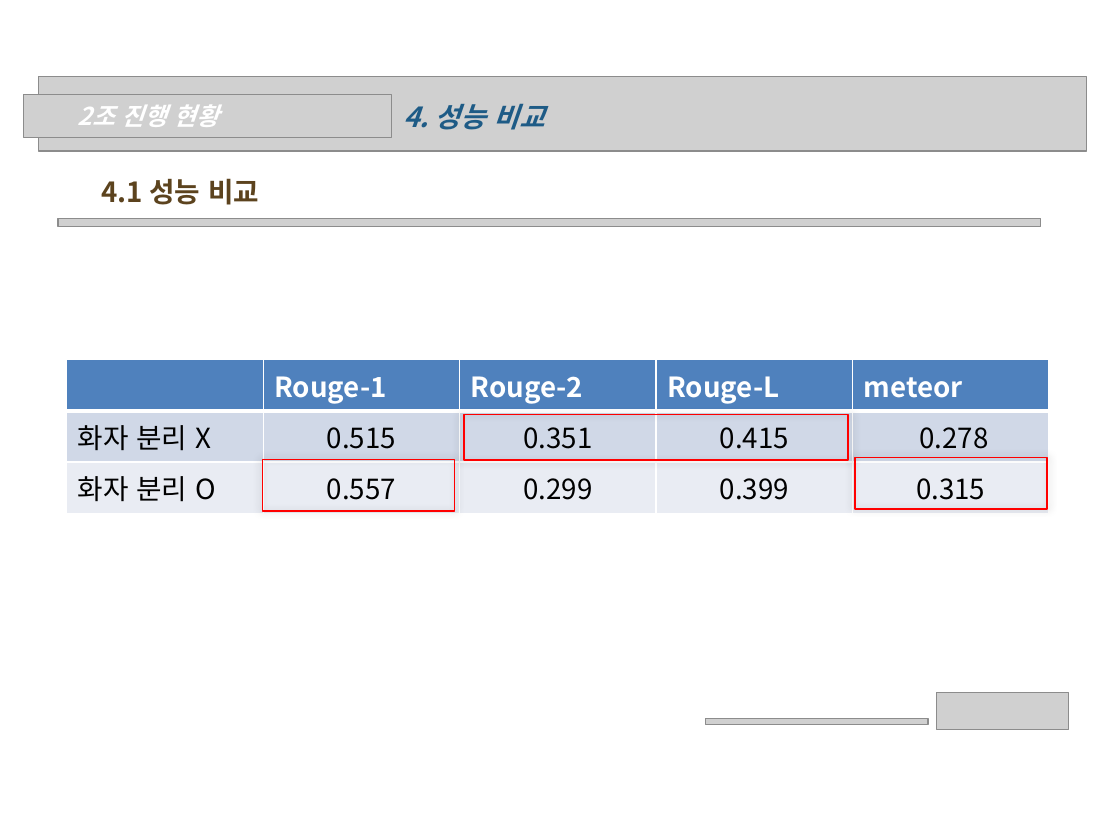
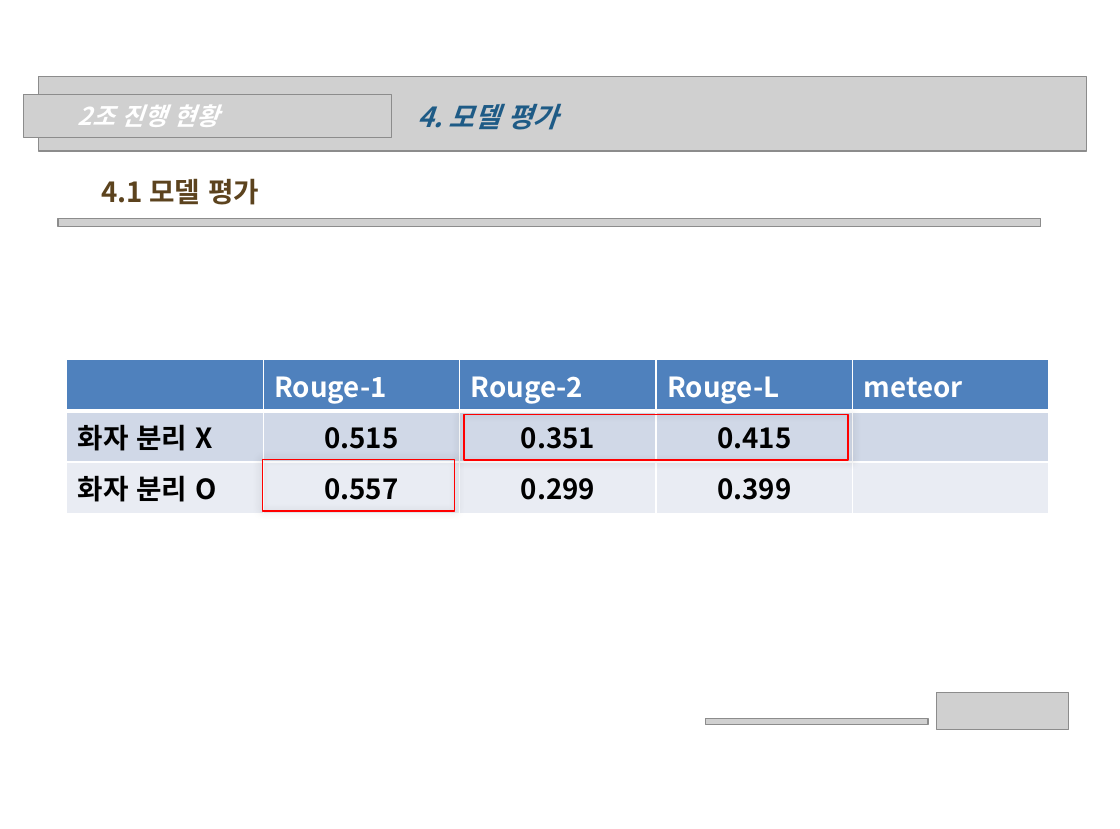
Before and after one commit to wonchul98/audio-to-summary, a slide deck: slide 10 of ppt/0609_2조_나현희_신원철.pptx (slide 8 before the commit). Drawn at 1120x829 pixels with LibreOffice and Linux fonts; fonts in the diff are those of the drawing; grey boxes stand for pictures; background and template pictures are left out. Boxes give left, top, right and bottom in pixels: in the first picture for what was removed or moved away, otherwise in the second. Text is boxed around its words. In the diff, an @@ line names an element or a change of style, - is before the commit and + after.

```diff
--- a/ppt/0609_2조_나현희_신원철.pptx
+++ b/ppt/0609_2조_나현희_신원철.pptx
@@ text at bbox=[417, 104, 558, 130]: text changed @@
-4. 성능 비교
+4. 모델 평가
@@ text at bbox=[101, 178, 259, 205]: text changed @@
-4.1 성능 비교
+4.1 모델 평가
@@ table at bbox=[66, 359, 1047, 513] @@
-row 2, column 5: 0.278
+row 2, column 5: 
-row 3, column 5: 0.315
+row 3, column 5: 
@@ bold on in "화자 분리 X", "0.515", "0.351", "0.415" and 4 more places @@
@@ rectangle removed at bbox=[855, 458, 1047, 508] @@
```
Also in this commit, not shown: 5 other slides changed, 4 slides added, 1 other file.
